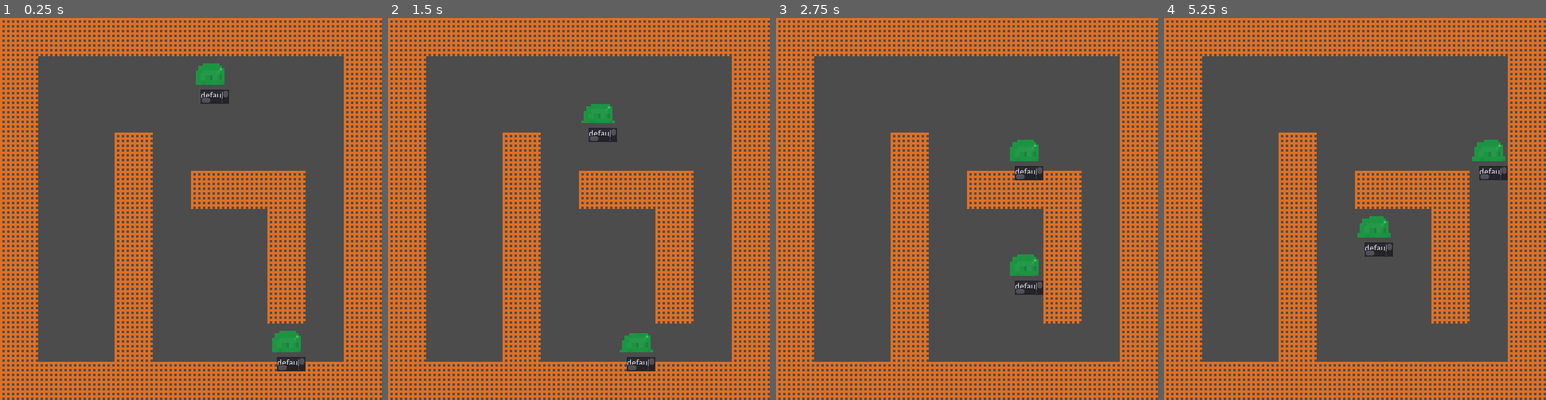
Above: before the commit, frames 1-4 (left to right).
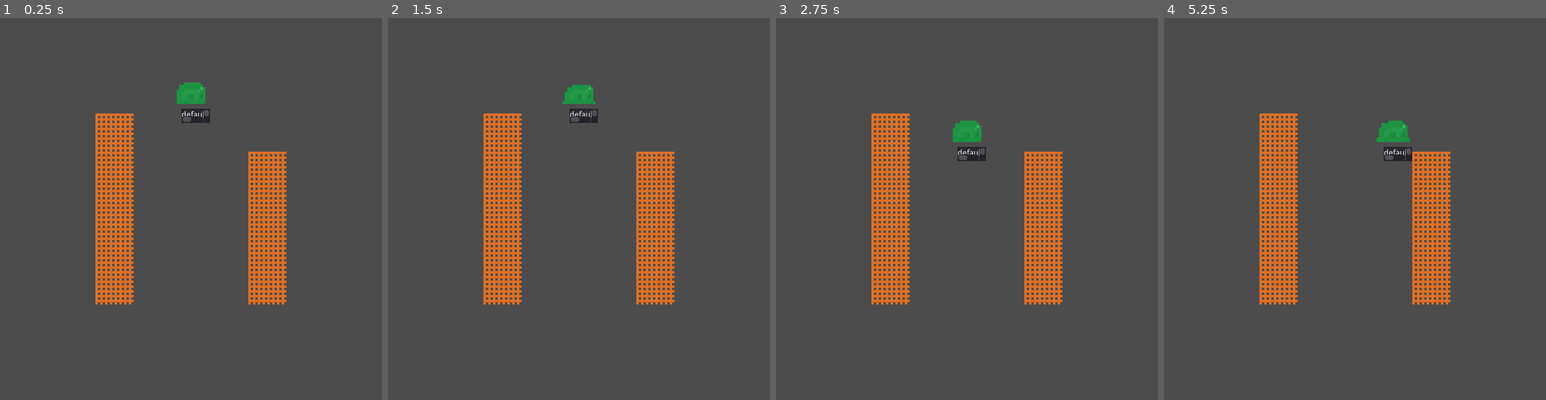
Above: after the commit, the same moments.

Repository: TuoLiYinLi/MonsterSmelter
Game: Godot game, scene res://Scene/test_3.tscn
The game is run twice, just before and just after one commit, with the same random seed, the same clock (stepped at 60 frames per second) and the same inputs.
Inputs:
- Up to frame 1 (0.25 s): no input
- Up to frame 2 (1.5 s): tap Enter at 1.25 s
- Up to frame 3 (2.75 s): no input
- Up to frame 4 (5.25 s): tap Space at 3.5 s

The runs differ from the first frame. In frame 1, 38% of the frame differs, in the area x 0-100%, y 0-100%; in frame 2, 37%; in frame 3, 37%; in frame 4, 38%.

Commit message:
Revert "算法整理"
This reverts commit 41864b6828ceaa05e6ec75a5603ebfcb80af83a9.

Diff:
--- a/GDScript/BattleEntity.gd
+++ b/GDScript/BattleEntity.gd
@@ -384,36 +384,92 @@
 	else:
 		printerr("进入网格时，网格不存在")
 
-
-
-
-func move_Z(gm):
+#动态规划寻路算法（BFS宽度优先搜索）Z
+#--------------------------------------------------------
+var pre_route = [] # 宽度搜索得到的节点
+var q = []  # 队列结构控制循环次数
+var xx = [0, 1, 0, -1] # 右移、下移、左移、上移
+var yy = [1, 0, -1, 0]
+var visited = []  # 记录节点是否已遍历
+var father = []  # 每一个pre_route节点的父节点
+var route = []
+
+func bfs(map, start_position, dinal_position):
+	var x:int = start_position.y/64
+	var y:int = start_position.x/64
+	var m:int = dinal_position.y/64
+	var n:int = dinal_position.x/64
+	print(x,y,m,n)
+	for i in range(len(map[0])):
+		visited.push_back([])
+		for j in range(len(map)):
+			visited[i].push_back(0)
+	visited[x][y] = 1 # 入口节点设置为已遍历
+	q.push_back([x,y])
+	while !q.empty(): # 队列为空则结束循环
+		var now = q[0]
+		q.pop_at(0) # 移除队列头结点
+		for i in range(4):
+			var point = [now[0] + xx[i], now[1] + yy[i]]#当前节点
+			if point[0]<0 or point[1]<0 or point[0]>=len(map) or point[1] >= len(map[0]) or visited[point[0]][point[1]]==1 or map[point[0]][point[1]]!=0 :
+				continue
+			father.push_back(now)
+			visited[point[0]][point[1]] = 1
+			q.push_back((point))
+			pre_route.push_back(point)
+			if point[0] == m and point[1] == n:
+				print("success")
+				return 1
+	print("false")
+	return 0
+
+
+func get_route(father, pre_route): #寻找并输出最短路径Z
+	route = [pre_route[-1], father[-1]]
+	for i in range(len(pre_route) -1, -1, -1):
+		if pre_route[i] == route[-1]:
+			route.push_back(father[i])
+	route.invert()
+	print("最短路径为：",route)
+	print("步长",len(route)-1)
+	return route
+
+
+func clear(a:Array, b:Array, c:Array, d:Array, e:Array):#数组清空方便下次运算Z
+	a.clear()
+	b.clear()
+	c.clear()
+	d.clear()
+	e.clear()
+
+#---------------------------------------------------------------------------
+
+func move_Z(grid_map):
 
 	if(is_moving or moving_cd>0):
 		print("%s的移动能力还在冷却"%[self.description])
 		return
 	else:
-		#动态生成地图Z
-		var map=gm.to_navigate_matrix(G,"simple_navigate_matrix")
-		for i in range(len(map[0])):
-			print(map[i])
-#		var map:Array
-#		for i in range(len(grid_map[0])):
-#			map.append([])
-#			for j in len(grid_map):
-#				map[i].append(int(grid_map[i][j].grid_building))
-#				if(int(grid_map[i][j].grid_role)!=0):
-#					map[i][j]+=2
-		var pf:PathFinding = G.path_finding.instance()
-		#进入寻路算法获取最短路径 Z
-		var route = pf.bfs(map,position,target_position)
-
-		if route!= []:
+		#动态生成地图	，可能是函数传参的限制，只能在这里生成地图Z
+		var map:Array
+		for i in range(len(grid_map[0])):
+			map.append([])
+			for j in len(grid_map):
+				map[i].append(int(grid_map[i][j].grid_building))
+				if(int(grid_map[i][j].grid_role)!=0):
+					map[i][j]+=2
+
+
+		#进入寻路算法有路输出true Z
+		if bfs(map, position, target_position):
+			#获取最短路径 Z
+			route = get_route(father, pre_route)
 			#下面两行修改grid_map中的角色 Z
-			#grid_map[int(position.y/64)][int(position.x/64)].change_role(0)
-			next_position.x = route[1][0]*64 + 32
-			next_position.y = route[1][1]*64 + 32
-			#grid_map[int(next_position.y/64)][int(next_position.x/64)].change_role(self.description)
+			grid_map[int(position.y/64)][int(position.x/64)].change_role(0)
+			next_position.x = route[1][1]*64 + 32
+			next_position.y = route[1][0]*64 + 32
+			grid_map[int(next_position.y/64)][int(next_position.x/64)].change_role(self.description)
+		clear(route, visited, father, pre_route, q)#清空所有数组内的数据，优化内存Z
 		moving_cd += 1
 
 		#match(direction):ne
--- a/GDScript/G.gd
+++ b/GDScript/G.gd
@@ -28,10 +28,6 @@
 
 var building:PackedScene = load("res://Scene/Building.tscn")
 
-#寻路算法Z
-var path_finding:PackedScene = load("res://Scene/PathFinding.tscn")
-
-
 # 点燃基因
 var gene_ignite:PackedScene = load("res://Scene/gene_ignite.tscn")
 # 能量消耗Z
--- a/GDScript/Grid.gd
+++ b/GDScript/Grid.gd
@@ -9,13 +9,13 @@
 var index_x:int = 0 setget set_index_x
 func set_index_x(value:int):
 	index_x = value
-	position.x = index_x * 64+32
+	position.x = index_x * 64
 
 # 自己在地图中的索引Y
 var index_y:int = 0 setget set_index_y
 func set_index_y(value:int):
 	index_y = value
-	position.y = index_y * 64+32
+	position.y = index_y * 64
 
 # 记录的角色
 var battle_entity = null
--- a/GDScript/PathFinding.gd
+++ /dev/null
@@ -1,57 +0,0 @@
-extends Node
-
-class_name PathFinding
-
-#动态规划寻路算法（BFS宽度优先搜索）Z
-#--------------------------------------------------------
-
-func bfs(map, start_position, dinal_position):
-	var pre_route = [] # 宽度搜索得到的节点
-	var q = []  # 队列结构控制循环次数
-	var xx = [0, 1, 0, -1] # 右移、下移、左移、上移
-	var yy = [1, 0, -1, 0]
-	var visited = []  # 记录节点是否已遍历
-	var father = []  # 每一个pre_route节点的父节点
-	var x:int = start_position.x/64
-	var y:int = start_position.y/64
-	var m:int = dinal_position.x/64
-	var n:int = dinal_position.y/64
-	print(x,y,m,n)
-	for i in range(len(map[0])):
-		visited.push_back([])
-		for j in range(len(map)):
-			visited[i].push_back(0)
-	visited[x][y] = 1 # 入口节点设置为已遍历
-	q.push_back([x,y])
-	while !q.empty(): # 队列为空则结束循环
-		var now = q[0]
-		q.pop_at(0) # 移除队列头结点
-		for i in range(4):
-			var point = [now[0] + xx[i], now[1] + yy[i]]#当前节点
-			if point[0]<0 or point[1]<0 or point[0]>=len(map) or point[1] >= len(map[0]) or visited[point[0]][point[1]]==1 or map[point[0]][point[1]]!=0 :
-				continue
-			father.push_back(now)
-			visited[point[0]][point[1]] = 1
-			q.push_back((point))
-			pre_route.push_back(point)
-			if point[0] == m and point[1] == n:
-				print("success")
-				var path = get_route(father, pre_route)
-				return path
-	print("false")
-	return []
-
-
-func get_route(father, pre_route): #寻找并输出最短路径Z
-	var route = [pre_route[-1], father[-1]]
-	for i in range(len(pre_route) -1, -1, -1):
-		if pre_route[i] == route[-1]:
-			route.push_back(father[i])
-	route.invert()
-	print("最短路径为：",route)
-	print("步长",len(route)-1)
-	return route
-
-
-
-#---------------------------------------------------------------------------
--- a/GDScript/test_2.gd
+++ b/GDScript/test_2.gd
@@ -102,7 +102,6 @@
 	m3.description = "p3"
 	self.add_child(m3)
 
-
 	m1.position = Vector2(96,160)
 	m1.next_position = Vector2(96,160)
 	m1.last_position = Vector2(96,160)
--- a/GDScript/test_3.gd
+++ b/GDScript/test_3.gd
@@ -10,24 +10,11 @@
 
 	gm.init_grids(10,10)
 
-	for grid in gm.get_grids_range(3,3,3,8):
+	for grid in gm.get_grids_range(3,3,3,7):
 		var b = G.building.instance()
 		add_child(b)
 		grid.building = b
 		b.grid = grid
-
-	for i in [[0,0,0,9],[0,0,9,0],[9,0,9,9],[0,9,9,9]]:
-		for grid in gm.get_grids_range(i[0],i[1],i[2],i[3]):
-			var b = G.building.instance()
-			add_child(b)
-			grid.building = b
-			b.grid = grid
-
-	for grid in gm.get_grids_range(5,4,6,4):
-			var b = G.building.instance()
-			add_child(b)
-			grid.building = b
-			b.grid = grid
 
 	for grid in gm.get_grids_range(7,4,7,7):
 		var b = G.building.instance()
@@ -35,57 +22,46 @@
 		grid.building = b
 		b.grid = grid
 
-	var m1 = G.battle_entity.instance()
-	add_child(m1)
-	m1.teleport_to(gm.get_grid_at(5,1))
-	m1.target_position=Vector2(544,544)
-	m1.description = "p1"
+	var slime = G.battle_entity.instance()
+	add_child(slime)
 
-	var m2 = G.battle_entity.instance()
-	add_child(m2)
-	m2.teleport_to(gm.get_grid_at(7,8))
-	m2.target_position=Vector2(96,96)
-	m2.description = "p1"
+	slime.teleport_to(gm.get_grid_at(5,1))
 
-	while(true):
-		yield(get_tree().create_timer(0.5),"timeout")
-		m1.move_Z(gm)
-		m2.move_Z(gm)
-	#print(gm.to_navigate_matrix(G,"simple_navigate_matrix"))
+	print(gm.to_navigate_matrix(G,"simple_navigate_matrix"))
 
-	#slime.move_to(gm.get_grid_at(5,2))
+	slime.move_to(gm.get_grid_at(5,2))
 
-#	yield(get_tree().create_timer(2),"timeout")
-#	slime.move_to(gm.get_grid_at(5,3))
+	yield(get_tree().create_timer(2),"timeout")
+	slime.move_to(gm.get_grid_at(5,3))
 
-#	print(gm.to_navigate_matrix(G,"simple_navigate_matrix"))
-#	yield(get_tree().create_timer(2),"timeout")
-#	slime.move_to(gm.get_grid_at(6,3))
-#
-#
-#
-#
-#	yield(get_tree().create_timer(2),"timeout")
-#	slime.move_to(gm.get_grid_at(6,4))
-#
-#
-#	print(gm.to_navigate_matrix(G,"simple_navigate_matrix"))
-#
-#	slime.teleport_to(gm.get_grid_at(5,1))
-#
-#	print(gm.to_navigate_matrix(G,"simple_navigate_matrix"))
-#
-#	slime.move_to(gm.get_grid_at(5,2))
-#
-#	yield(get_tree().create_timer(2),"timeout")
-#	slime.move_to(gm.get_grid_at(5,3))
-#
-#
-#	yield(get_tree().create_timer(2),"timeout")
-#	slime.move_to(gm.get_grid_at(6,3))
-#
-#
-#	print(gm.to_navigate_matrix(G,"simple_navigate_matrix"))
-#
-#	yield(get_tree().create_timer(2),"timeout")
-#	slime.move_to(gm.get_grid_at(9,9))
+
+	yield(get_tree().create_timer(2),"timeout")
+	slime.move_to(gm.get_grid_at(6,3))
+
+
+	print(gm.to_navigate_matrix(G,"simple_navigate_matrix"))
+
+	yield(get_tree().create_timer(2),"timeout")
+	slime.move_to(gm.get_grid_at(6,4))
+
+
+	print(gm.to_navigate_matrix(G,"simple_navigate_matrix"))
+
+	slime.teleport_to(gm.get_grid_at(5,1))
+
+	print(gm.to_navigate_matrix(G,"simple_navigate_matrix"))
+
+	slime.move_to(gm.get_grid_at(5,2))
+
+	yield(get_tree().create_timer(2),"timeout")
+	slime.move_to(gm.get_grid_at(5,3))
+
+
+	yield(get_tree().create_timer(2),"timeout")
+	slime.move_to(gm.get_grid_at(6,3))
+
+
+	print(gm.to_navigate_matrix(G,"simple_navigate_matrix"))
+
+	yield(get_tree().create_timer(2),"timeout")
+	slime.move_to(gm.get_grid_at(9,9))
--- a/Scene/Building.tscn
+++ b/Scene/Building.tscn
@@ -1,6 +1,6 @@
 [gd_scene load_steps=3 format=2]
 
-[ext_resource path="res://GDScript/Building.gd" type="Script" id=1]
+[ext_resource path="res://Scene/Building.gd" type="Script" id=1]
 [ext_resource path="res://Texture/Misc/debug_physics_support.png" type="Texture" id=2]
 
 [node name="Building" type="Node2D"]
--- a/Scene/PathFinding.tscn
+++ /dev/null
@@ -1,6 +0,0 @@
-[gd_scene load_steps=2 format=2]
-
-[ext_resource path="res://GDScript/PathFinding.gd" type="Script" id=1]
-
-[node name="Node2D" type="Node2D"]
-script = ExtResource( 1 )
--- a/project.godot
+++ b/project.godot
@@ -17,7 +17,7 @@
 "base": "Node2D",
 "class": "Building",
 "language": "GDScript",
-"path": "res://GDScript/Building.gd"
+"path": "res://Scene/Building.gd"
 }, {
 "base": "Node2D",
 "class": "Gene",
@@ -43,11 +43,6 @@
 "class": "Map",
 "language": "GDScript",
 "path": "res://GDScript/test_2.gd"
-}, {
-"base": "Node",
-"class": "PathFinding",
-"language": "GDScript",
-"path": "res://GDScript/PathFinding.gd"
 } ]
 _global_script_class_icons={
 "BattleEntity": "",
@@ -56,8 +51,7 @@
 "GeneIgnite": "",
 "Grid": "",
 "GridManager": "",
-"Map": "",
-"PathFinding": ""
+"Map": ""
 }
 
 [application]
Renamed: GDScript/Building.gd -> Scene/Building.gd
